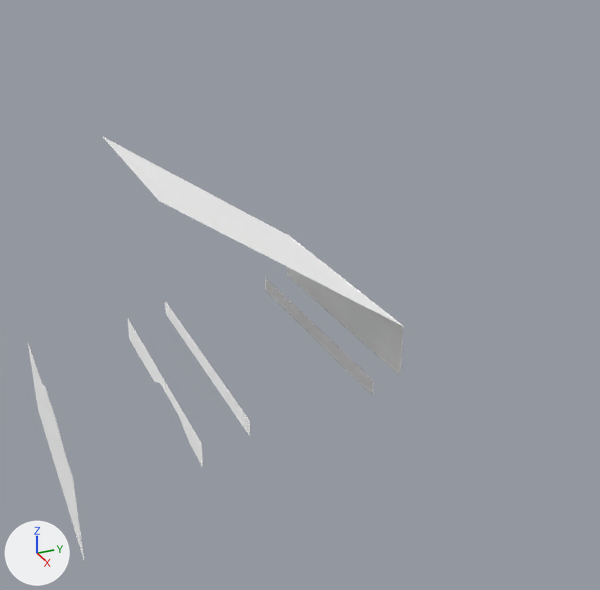
Two versions of the glTF model models/stage.glb, one commit apart.
The view is the same before and after, from a 50 mm lens placed at (14.47, -2.61, 7.59), pointed at (0.52, 3.67, 0.61). Arrows for +X, +Y and +Z are at lower left; the lights stay in place. The first picture is the older version. Where no turn or scale is listed for an object, it has been applied to the vertices.
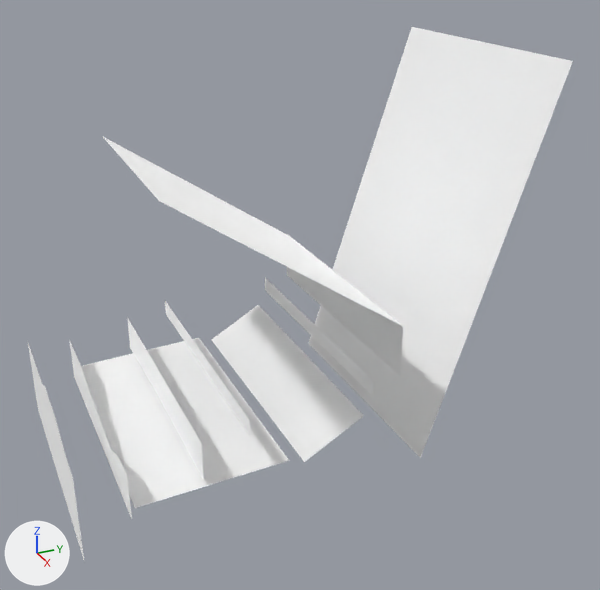
What differs and where, as boxes [x1, y1, x2, y2] in the pictures (600 x 590 px):
'Layer.001', added
    after: [308, 27, 573, 458]
'Layer.003', added
    after: [81, 338, 289, 508]
'Layer.002', added
    after: [211, 305, 364, 462]
'Plane.003', reshaped (9% taller)
    before: [127, 317, 203, 467]
    after: [127, 317, 204, 481]
'Layer', added
    after: [69, 339, 132, 519]

What the commit changed:
Material 'viena_landscape' (mat_viena_landscape) is new.
Its base color is (1.0, 1.0, 1.0) (white #ffffff).
Its metallic is 1.0.
Its roughness is 1.0.
me_plane_013 is used by ob_plane_003; location (0.0, 0.81, -0.41).
me_plane_013 had 8 vertices, 6 faces and spanned x -2.71..2.71, y 0.0, z -0.93..-0.34.
me_plane_013 now has 8 vertices, 6 faces and spans x -2.71..2.71, y 0.0, z -1.18..-0.34.
Part 1, on me_plane_013:
1 vertex is removed from x 2.71, y 0.0, z -0.9.
5 faces are deleted.
5 vertices move from x -2.71..1.95, y 0.0, z -0.93..-0.63 to x -2.71..1.95, y 0.0, z -1.16..-1.08.
1 vertex is added at (2.71, 0.0, -1.18).
5 new faces join them.
Mesh me_empty_007 is new.
It has 45 vertices, 64 faces and spans x -2.57..2.87, y 0.01..2.93, z -1.83..-1.69.
It uses material mat_viena_landscape (white #ffffff).
Mesh me_empty_006 is new.
It has 45 vertices, 64 faces and spans x -2.57..2.87, y 3.24..4.48, z -1.82..-1.12.
It uses material mat_viena_landscape (white #ffffff).
Mesh me_empty_005 is new.
It has 81 vertices, 128 faces and spans x -2.57..2.87, y 5.83..8.42, z -2.48..5.19.
It uses material mat_viena_landscape (white #ffffff).
Mesh me_empty_001 is new.
It has 22 vertices, 20 faces and spans x -2.57..2.87, y -0.06, z -2.07..-1.06.
It uses material mat_viena_landscape (white #ffffff).
Object 'Layer.003' (ob_layer_003) is new; it shows me_empty_007.
Its location is (-0.16, -0.46, 0.05).
Object 'Layer.002' (ob_layer_002) is new; it shows me_empty_006.
Its location is (-0.16, -0.46, 0.05).
Object 'Layer.001' (ob_layer_001) is new; it shows me_empty_005.
Its location is (-0.16, -0.46, 0.05).
Object 'Layer' (ob_layer) is new; it shows me_empty_001.
Its location is (-0.16, -0.46, 0.05).
